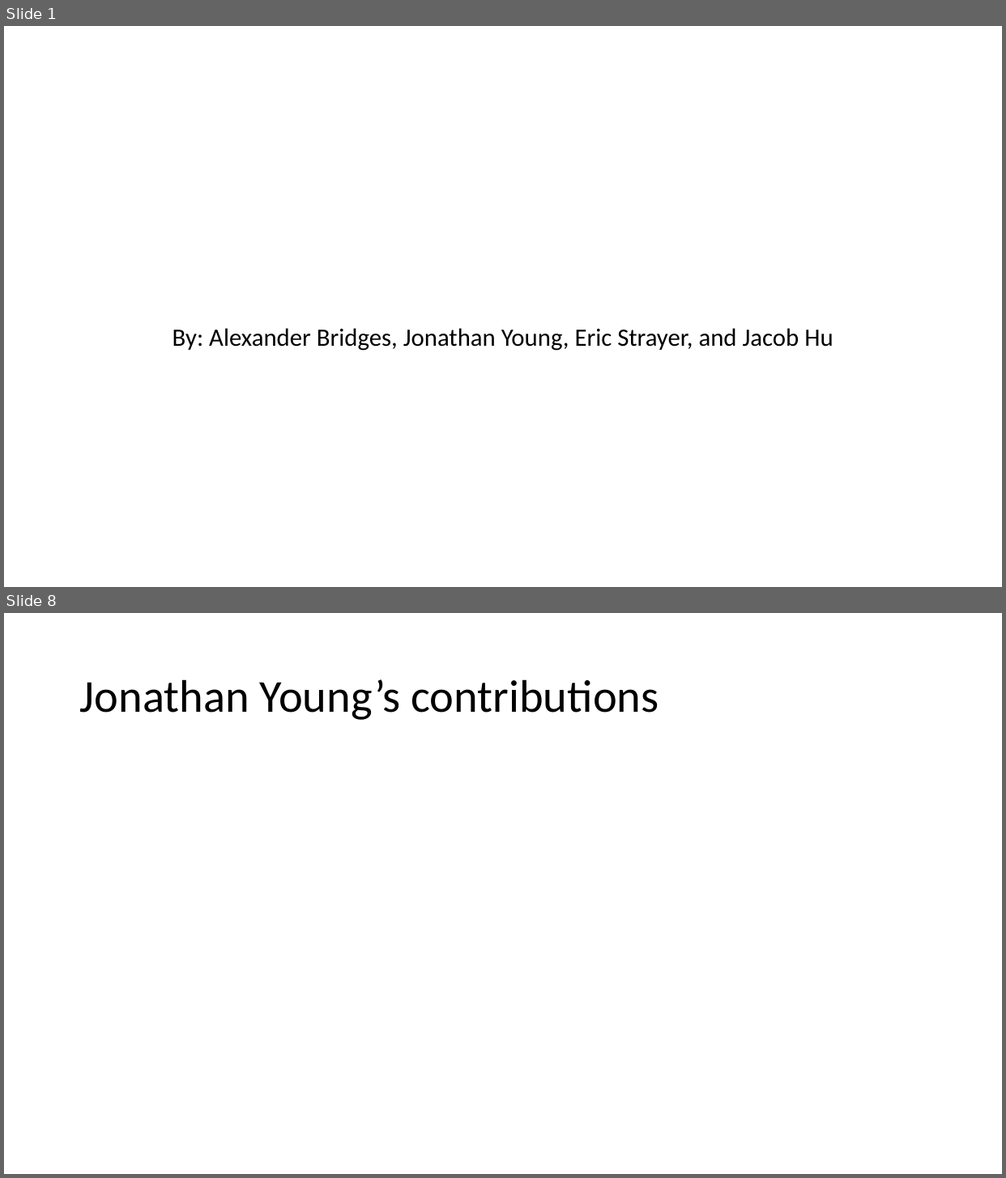
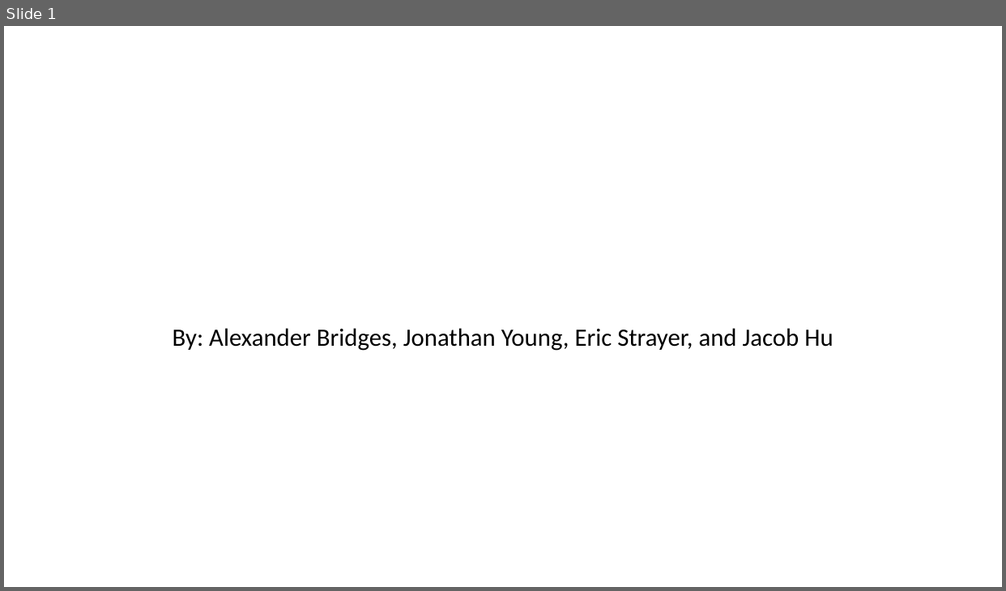
Before and after one commit to acb5649/BAConnect, a slide deck: Course Project Presentation 1.pptx. Shown one above the other, each under a label of ours: slides 1 and 8 before the commit, slide 1 after it; the slides between them are not shown. The pictures are 1006x1178 and 1006x591 pixels, drawn with LibreOffice and Linux fonts; fonts in the diff are those of the drawing. Boxes give left, top, right and bottom in pixels: in the first picture for what was removed or moved away, otherwise in the second. Text is boxed around its words. In the diff, an @@ line names an element or a change of style, - is before the commit and + after.

```diff
--- a/Course Project Presentation 1.pptx
+++ b/Course Project Presentation 1.pptx
@@ slide 8 removed at (4, 613, 1002, 1174), background #FFFFFF @@
@@ title removed at (80, 679, 659, 720) @@
-Jonathan Young’s contributions
```
Also in this commit, not shown: 4 slides changed, 4 other slides removed.
